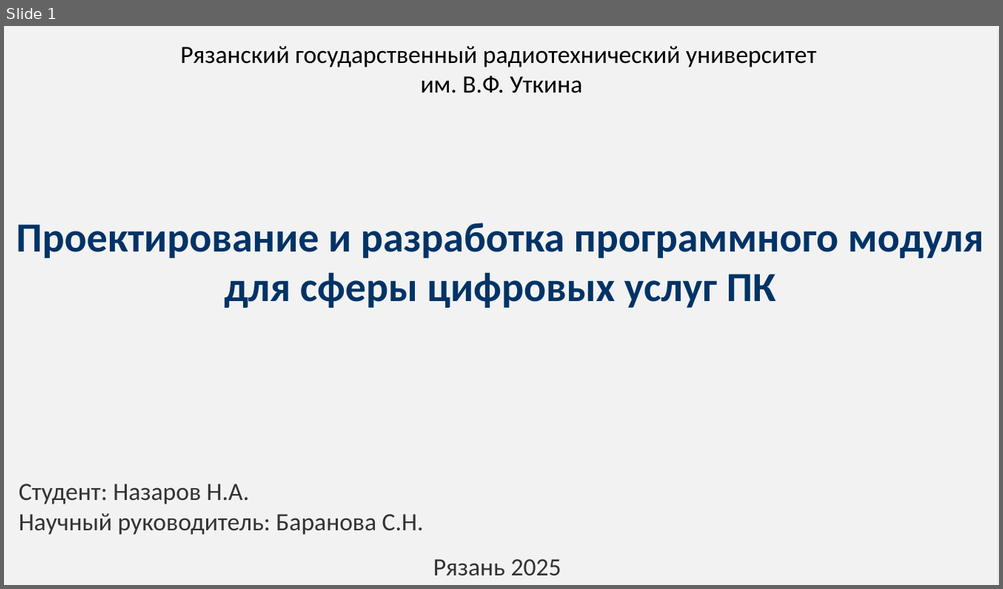
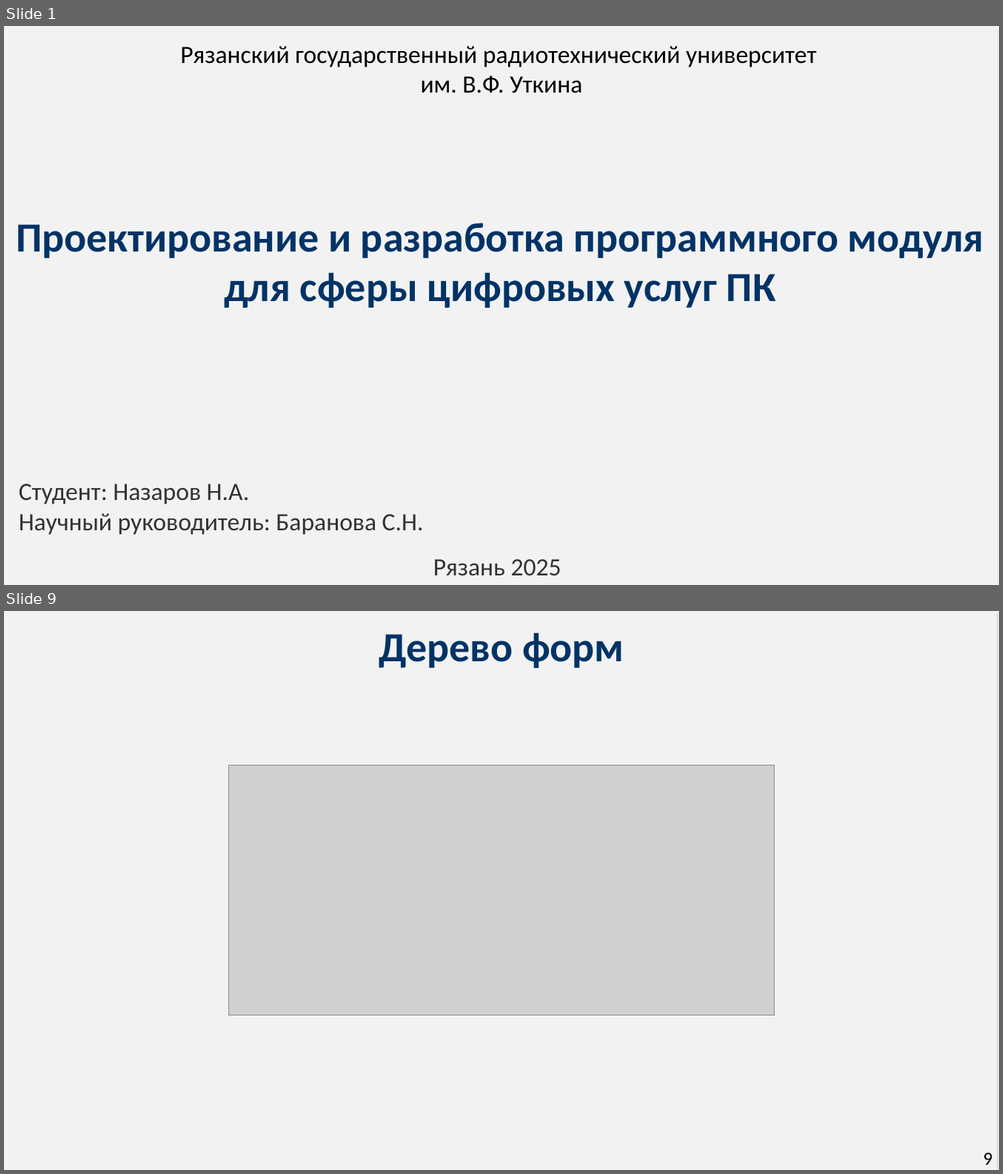
Before and after one commit to NzrvXO/Diplom, a slide deck: Презентация конференция/Презентация_Диплом_Template_Full.pptx. Shown one above the other, each under a label of ours: slide 1 before the commit, slides 1 and 9 after it; the slides between them are not shown. The pictures are 1003x589 and 1003x1174 pixels, drawn with LibreOffice and Linux fonts; fonts in the diff are those of the drawing; grey boxes stand for pictures. Boxes give left, top, right and bottom in pixels: in the first picture for what was removed or moved away, otherwise in the second. Text is boxed around its words. In the diff, an @@ line names an element or a change of style, - is before the commit and + after.

Commit message:
архитектура и дерево форм для 11.04

```diff
--- a/Презентация конференция/Презентация_Диплом_Template_Full.pptx
+++ b/Презентация конференция/Презентация_Диплом_Template_Full.pptx
@@ slide 9 added at [4,611,999,1170], background #FFFFFF @@
@@ rectangle added at [4,611,996,1170], fill #F2F2F2 @@
@@ text added at [378,632,624,668], 40 pt, text #003366, bold @@
+Дерево форм
@@ picture added at [228,766,774,1015] @@
@@ text added at [983,1153,993,1165], 18 pt, text #000000 @@
+9
```
Also in this commit, not shown: 1 slide changed, 9 other slides added, 2 slides removed, 3 other files.
